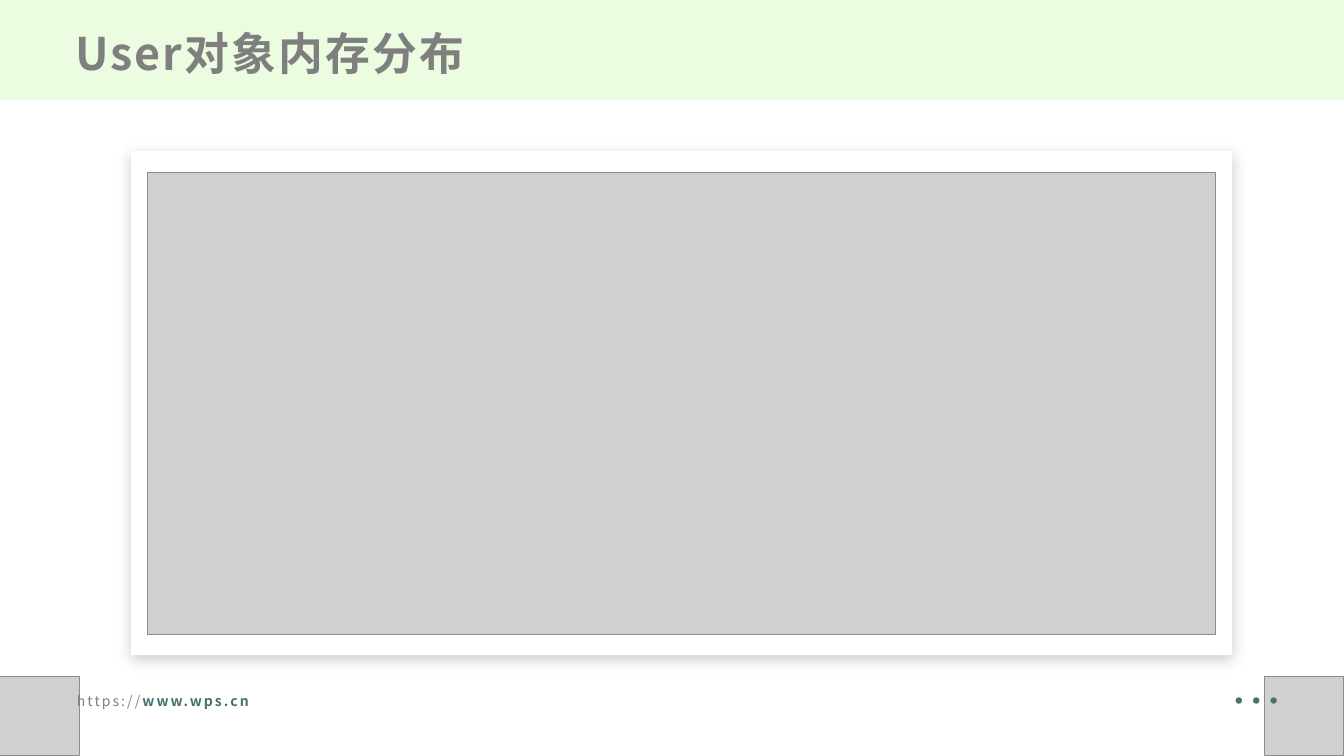
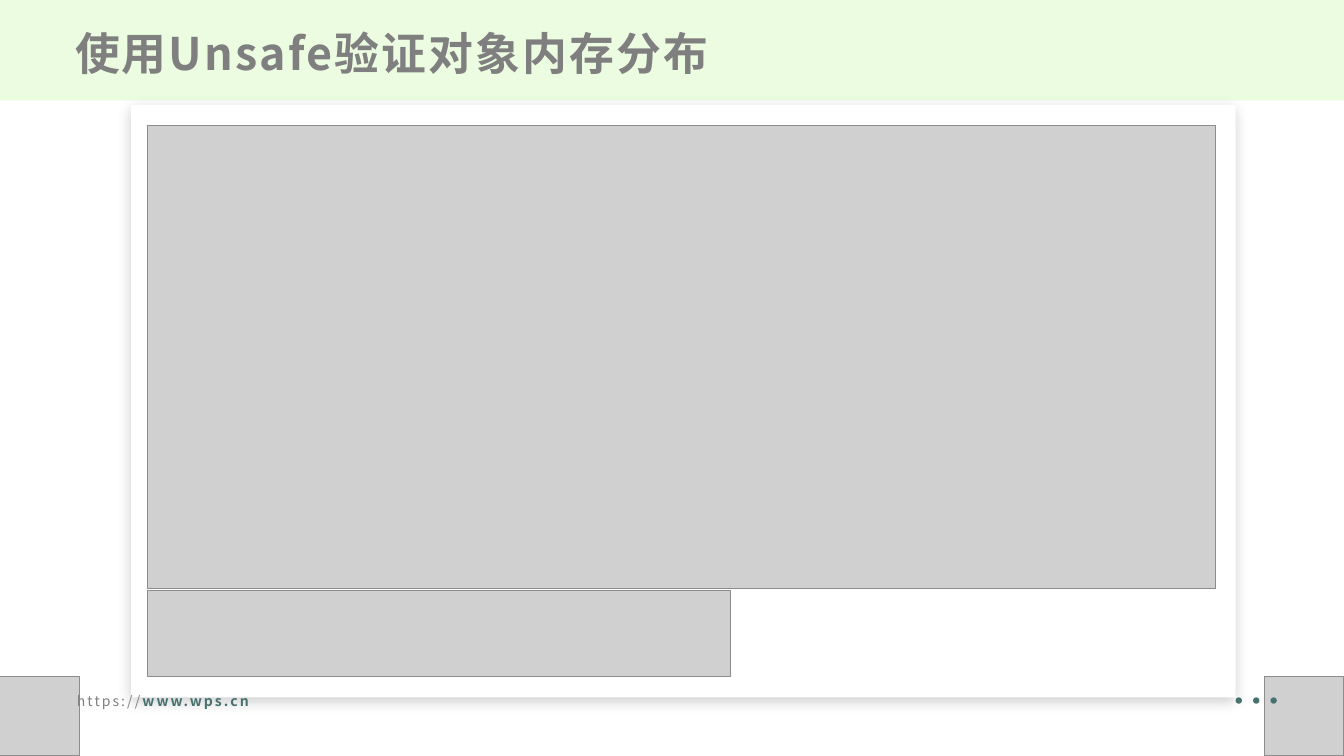
Before and after one commit to JiangJibo/project, a slide deck: slide 3 of web/src/main/resources/Java内存优化分享.pptx. Drawn at 1344x756 pixels with LibreOffice and Linux fonts; fonts in the diff are those of the drawing; grey boxes stand for pictures. Boxes give left, top, right and bottom in pixels: in the first picture for what was removed or moved away, otherwise in the second. Text is boxed around its words. In the diff, an @@ line names an element or a change of style, - is before the commit and + after.

```diff
--- a/web/src/main/resources/Java内存优化分享.pptx
+++ b/web/src/main/resources/Java内存优化分享.pptx
@@ text at <box>75,31,708,74</box>: text changed @@
-User对象内存分布
+使用Unsafe验证对象内存分布
@@ rectangle: place and size @@
-rectangle at <box>131,151,1232,655</box>
+rectangle at <box>131,105,1236,698</box>
@@ picture: place and size @@
-picture at <box>148,172,1216,635</box>
+picture at <box>148,126,1216,589</box>
@@ picture added at <box>148,591,731,677</box> @@
```
Also in this commit, not shown: 8 other slides changed, 3 slides added, 4 slides removed, 2 other files.
